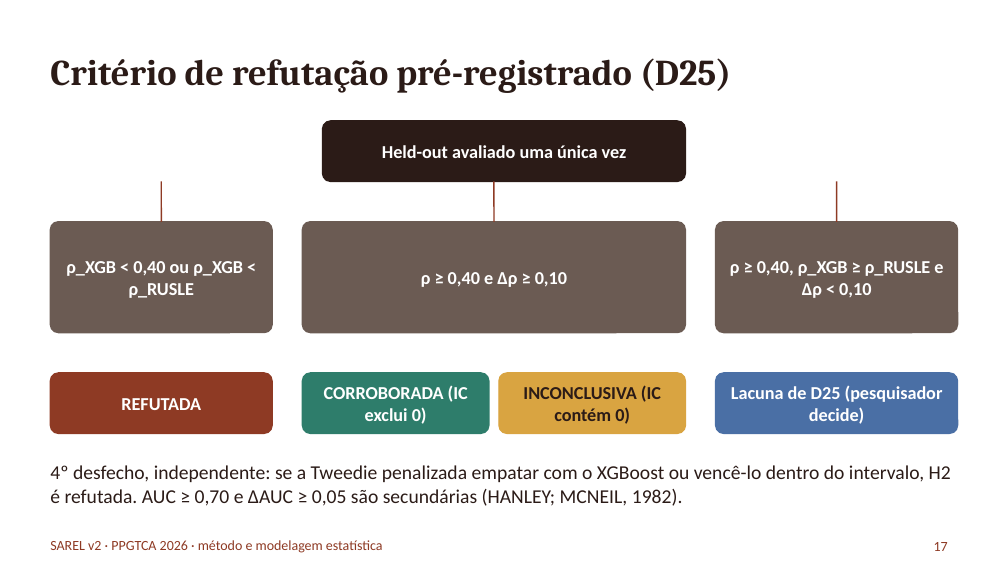
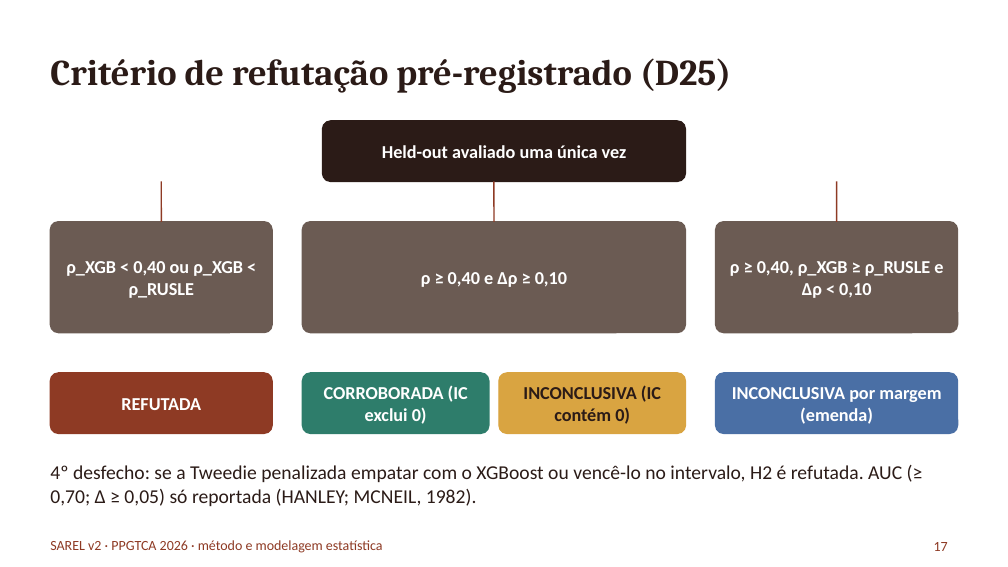
Before and after one commit to RedZardoz/localizador-erosao-v02, a slide deck: slide 17 of docs/Apresentacao_Pesquisa_SAREL_2026-10-06.pptx. Drawn at 1008x567 pixels with LibreOffice and Linux fonts; fonts in the diff are those of the drawing. Boxes give left, top, right and bottom in pixels: in the first picture for what was removed or moved away, otherwise in the second. Text is boxed around its words. In the diff, an @@ line names an element or a change of style, - is before the commit and + after.

```diff
--- a/docs/Apresentacao_Pesquisa_SAREL_2026-10-06.pptx
+++ b/docs/Apresentacao_Pesquisa_SAREL_2026-10-06.pptx
@@ text at (x1=732, y1=387, x2=941, y2=424): text changed @@
-Lacuna de D25 (pesquisador decide)
+INCONCLUSIVA por margem (emenda)
@@ text at (x1=50, y1=465, x2=902, y2=506): text changed @@
-4º desfecho, independente: se a Tweedie penalizada empatar com o XGBoost ou vencê-lo dentro do intervalo, H2 é refutada. AUC ≥ 0,70 e ΔAUC ≥ 0,05 são secundárias (HANLEY; MCNEIL, 1982).
+4º desfecho: se a Tweedie penalizada empatar com o XGBoost ou vencê-lo no intervalo, H2 é refutada. AUC (≥ 0,70; Δ ≥ 0,05) só reportada (HANLEY; MCNEIL, 1982).
```
Also in this commit, not shown: 6 other slides changed, 8 other files.
